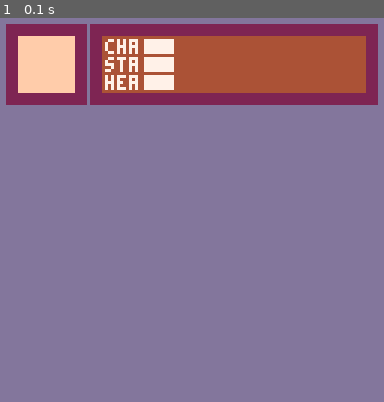
Above: before the commit, frame 1.
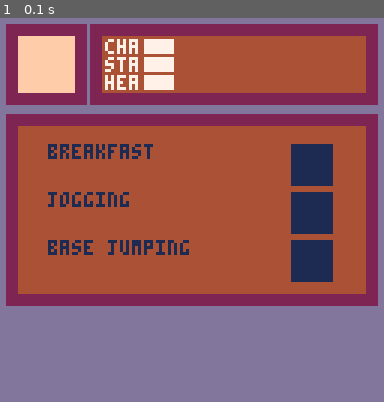
Above: after the commit, the same moment.

Repository: shen-sat/roll
Game: PICO-8 cartridge game.p8
The game is run twice, just before and just after one commit, with the same random seed, the same clock (stepped at 60 frames per second) and the same inputs.
Inputs:
- Up to frame 1 (0.1 s): no input

The runs differ from the first frame. In frame 1, 48% of the frame differs, in the area x 1-99%, y 25-75%.

Commit message:
Add todo_list

Diff:
--- a/game.p8
+++ b/game.p8
@@ -80,8 +80,57 @@
 
     end
   }
-  -- set up stats_list
-    -- includes stats (with bar)
+
+  breakfast = {
+    text = 'breakfast'
+  }
+
+  jogging = {
+    text = 'jogging'
+  }
+
+  base_jumping = {
+    text = 'base jumping'
+  }
+
+  activities = { breakfast, jogging, base_jumping }
+
+
+  todo_list = {
+    x0 = 2,
+    y0 = 32,
+    x1 = function(self)
+      return calculate_x1(self.x0, self.width)
+    end,
+    y1 = function(self)
+      return calculate_y1(self.y0, self.height)
+    end,
+    width = 124,
+    height = 64,
+    front_border = 4,
+    back_col = 2,
+    front_col = 4,
+    activities_x_border = 14,
+    activities_y_border = 10,
+    dice_x_border = 95,
+    dice_width = 14,
+    activities = activities,
+    draw = function(self)
+      -- back panel
+      rectfill(self.x0,self.y0,self:x1(),self:y1(),self.back_col)
+      -- front panel
+      rectfill(self.x0 + self.front_border,self.y0 + self.front_border,self:x1() -self.front_border,self:y1() - self.front_border,self.front_col)
+      local activity_y0 = self.y0 + self.activities_y_border
+
+      for activity in all(self.activities) do
+        print(activity.text, self.x0 + self.activities_x_border, activity_y0, 1)
+        rectfill(self.x0 + self.dice_x_border,activity_y0, calculate_x1(self.x0 + self.dice_x_border, self.dice_width),calculate_y1(activity_y0, self.dice_width),1)
+        activity_y0 += 16
+      end
+    end
+  }
+
+
   -- set up activities_list
     -- set up activities (with dice slot)
   -- set up dice
@@ -113,6 +162,7 @@
   cls(13)
   profile:draw()
   stats_list:draw()
+  todo_list:draw()
 end
 
 function calculate_x1(x0, width)
